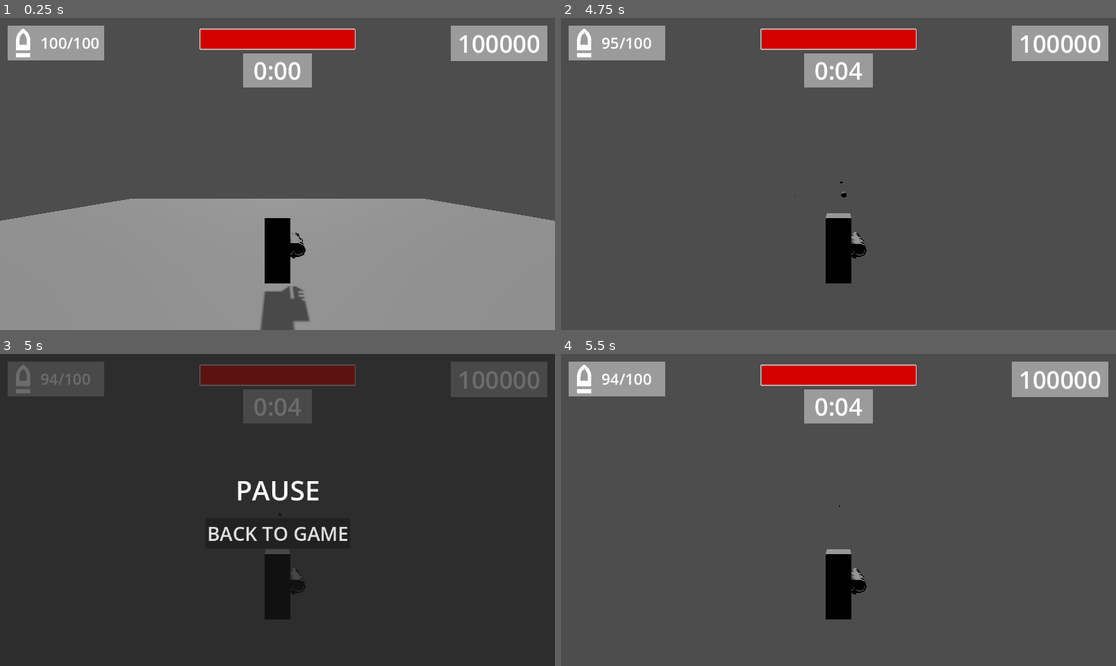
Above: before the commit, frames 1-4 (two rows, left to right).
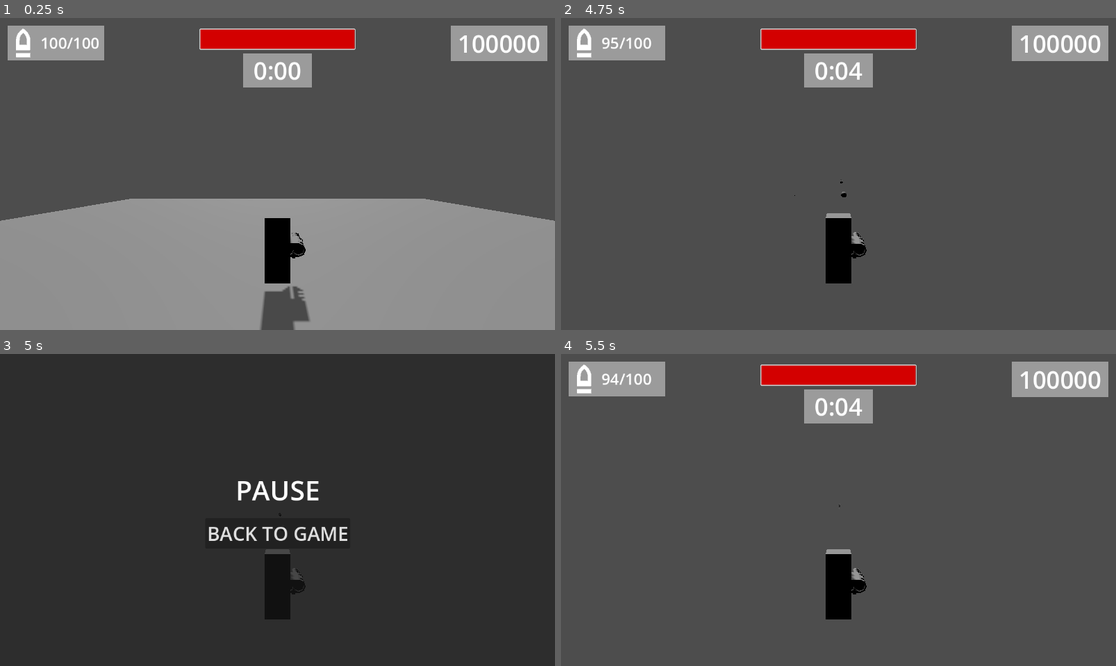
Above: after the commit, the same moments.

Repository: sarisman84/BrackeysGJ2024.2
Game: Godot game, scene res://Level/main_scene.tscn
Same seed, same stepped clock (60 frames per second), same inputs: the game is played once before the commit and once after it. The project has no main scene, so this scene is started directly.
Inputs (mouse positions are in pixels of both pictures, inside the frame that each line leads up to):
- Up to frame 1 (0.25 s): no input
- Up to frame 2 (4.75 s): move the mouse to (866, 174) at 0.52 s; hold F (interact) 0.53-1.28 s; hold W (move_forward) 0.53-2.75 s; tap Space (jump) at 0.77, 1.52, 3.77, 4.52 s; move the mouse to (810, 174) at 1.27 s; click (810, 174) at 1.35 s; move the mouse to (849, 167) at 2.02 s; tap Q (weapon_select) at 2.1 s; click (777, 174) at 2.75 s; tap Enter at 3.5 s; move the mouse to (832, 180) at 3.52 s; hold W (move_forward) from 3.53 s (still down); tap F (interact) at 3.6 s; move the mouse to (877, 177) at 4.27 s; press the mouse at (877, 177) at 4.28 s
- Up to frame 3 (5 s): keep holding W (move_forward); tap Escape (pause) at 4.9 s
- Up to frame 4 (5.5 s): release W (move_forward) at 5 s; release the mouse at (877, 513) at 5 s; click "BACK TO GAME" at 5 s

Frames 1-2 are identical in both runs. In frame 3, 7.2% of the frame differs, in the area x 1-99%, y 2-23%; in frame 4, nothing differs.

Commit message:
Fixed pause bug

Diff:
--- a/Menus/Scripts/pause_menu.gd
+++ b/Menus/Scripts/pause_menu.gd
@@ -1,17 +1,19 @@
 extends CanvasLayer
 
 func _input(event: InputEvent) -> void:
+	if Global.current_paused_state != Global.PausedStates.NONE and Global.current_paused_state != Global.PausedStates.PAUSE_MENU:
+		return
 	if event.is_action_pressed("pause"):
 		if get_tree().paused:
 			_on_back_button_pressed()
 		else:
-			get_tree().paused = true
-			show()
-			Input.mouse_mode = Input.MOUSE_MODE_VISIBLE
-			#Global.current_paused_state = Global.PausedStates.PAUSE_MENU
+				get_tree().paused = true
+				show()
+				Input.mouse_mode = Input.MOUSE_MODE_VISIBLE
+				Global.current_paused_state = Global.PausedStates.PAUSE_MENU
 
 func _on_back_button_pressed() -> void:
 	get_tree().paused = false
 	hide()
 	Input.mouse_mode = Input.MOUSE_MODE_CAPTURED
-	#Global.current_paused_state = Global.PausedStates.NONE
+	Global.current_paused_state = Global.PausedStates.NONE
